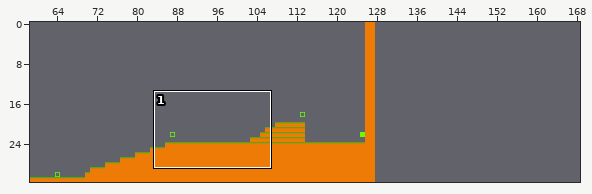
Tiled map: tiny2D/platformer.tmx. Above: a wide view before the commit, with the close-up outlined.
Close-up. As it was:
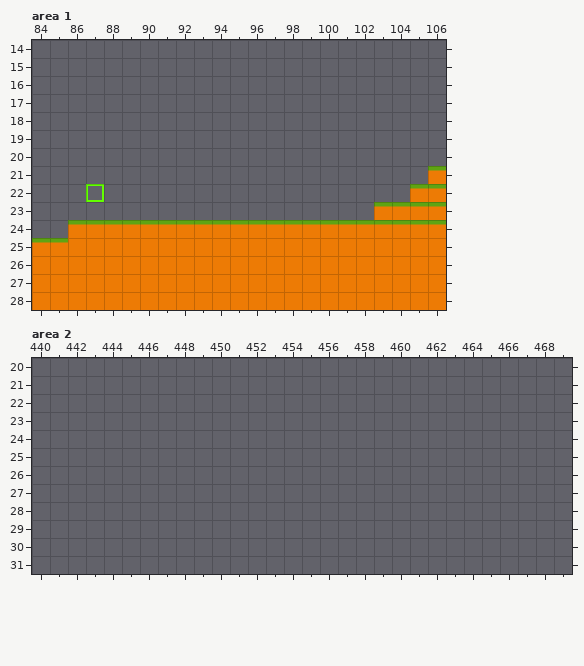
Cells are 32x32 px. Shown: area 1 x 84..106, y 14..28; area 2 x 440..469, y 20..31. The commit also changed other parts of the map, which this record leaves out. The old version is drawn lined up with the new one.
Now the later version:
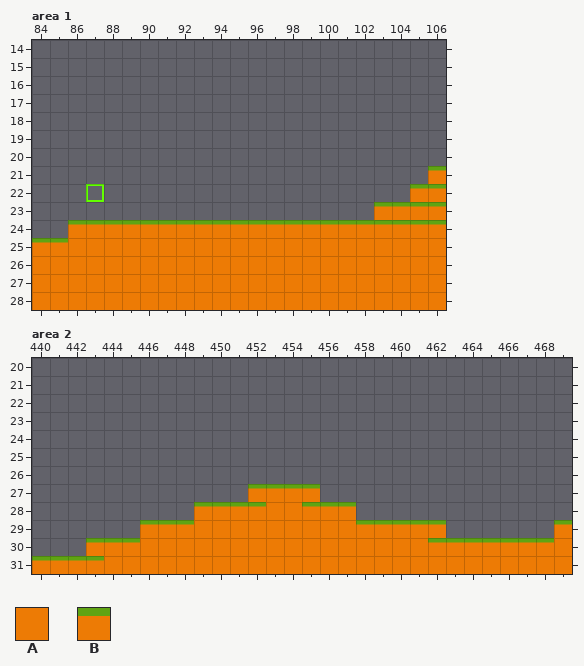
Key: from "tileset_levent": A 1, B 5.
_ is an empty cell.
Edits made:
map size 128x32 -> 512x32 cells
layer "objects" opacity 37% -> 74%
Layer "map", area 2:
y 27: x 452..455 ____ -> BBBB
y 28: x 449..457 _________ -> BBBBAABBB
y 29: x 446..462 _________________ -> BBBAAAAAAAAABBBBB; x 469 _ -> B
y 30: x 443..469 ___________________________ -> BBBAAAAAAAAAAAAAAAABBBBBBBA
y 31: x 440..469 ______________________________ -> BBBBAAAAAAAAAAAAAAAAAAAAAAAAAA
